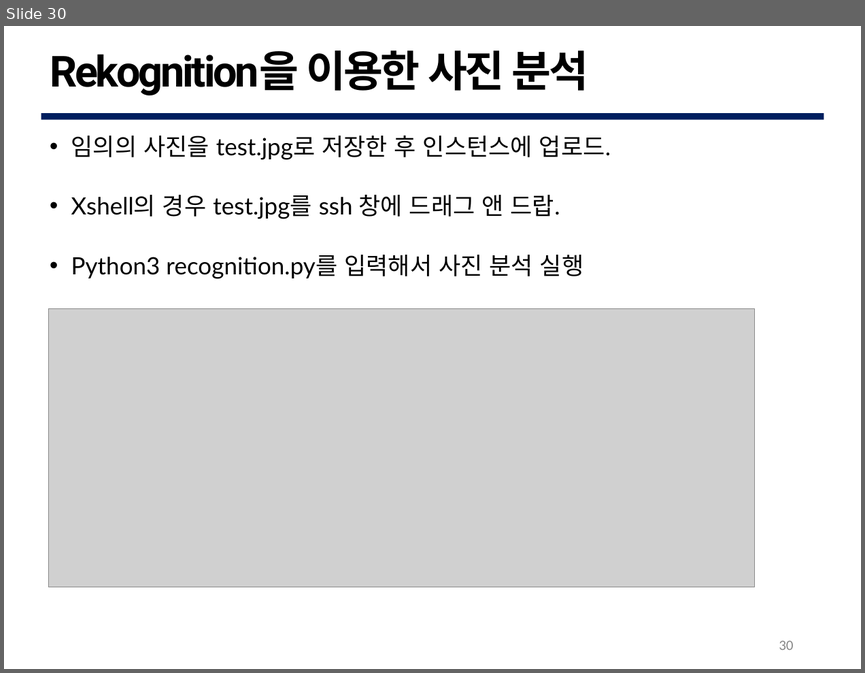
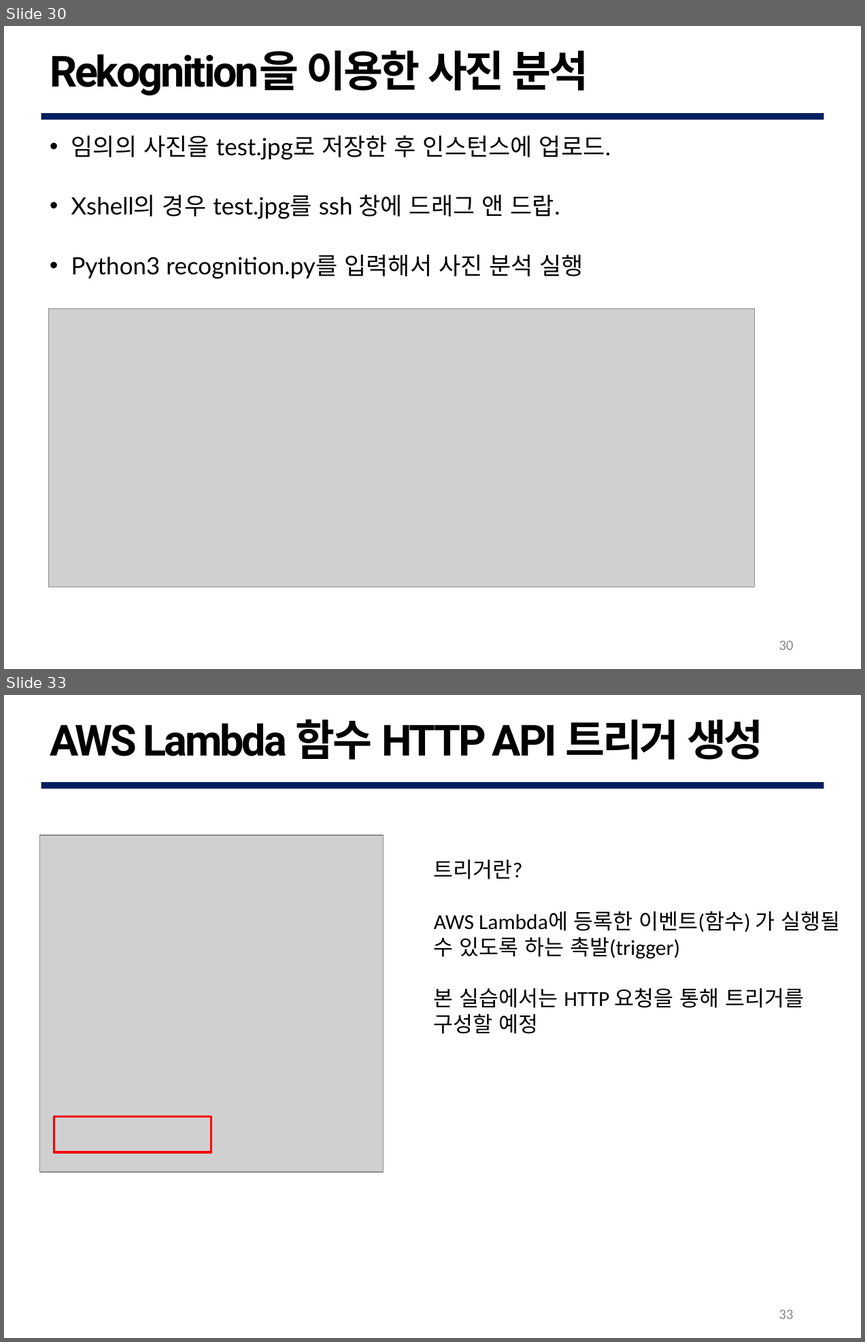
Before and after one commit to G0DCH/AWS_Rekognition_Slide, a slide deck: ppt/AWS Rekognition Slide.pptx. Shown one above the other, each under a label of ours: slide 30 before the commit, slides 30 and 33 after it; the slides between them are not shown. The pictures are 865x673 and 865x1342 pixels, drawn with LibreOffice and Linux fonts; fonts in the diff are those of the drawing; grey boxes stand for pictures; background and template pictures are left out. Boxes give left, top, right and bottom in pixels: in the first picture for what was removed or moved away, otherwise in the second. Text is boxed around its words. In the diff, an @@ line names an element or a change of style, - is before the commit and + after.

```diff
--- a/ppt/AWS Rekognition Slide.pptx
+++ b/ppt/AWS Rekognition Slide.pptx
@@ slide 33 added at [4, 695, 861, 1338], background #FFFFFF; not listed: 1 template element that a slide beside it also shows @@
@@ text added at [50, 719, 764, 760], 36 pt, text #000000, bold @@
+AWS Lambda 함수 HTTP API 트리거 생성
@@ picture added at [40, 836, 383, 1172] @@
@@ text added at [434, 860, 840, 1034], 18 pt, text #000000 @@
+트리거란?
+AWS Lambda에 등록한 이벤트(함수) 가 실행될 수 있도록 하는 촉발(trigger)
+본 실습에서는 HTTP 요청을 통해 트리거를 구성할 예정
@@ frame added at [54, 1117, 211, 1153], fill #FF0000, outline #FF0000 2 pt @@
@@ page number added at [779, 1309, 793, 1319], 12 pt, text #888888 @@
+33
```
Also in this commit, not shown: 2 slides changed, 28 other slides added, 4 other files.
